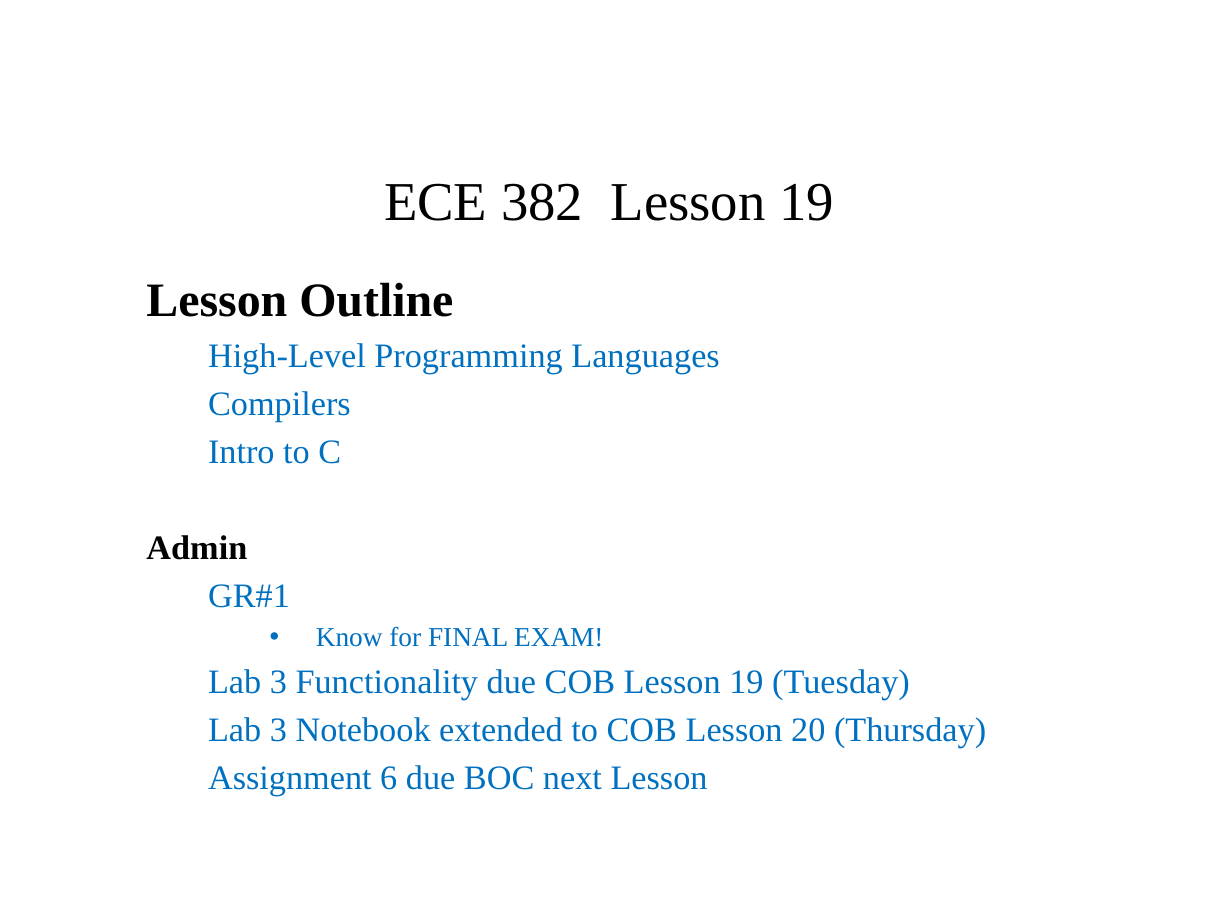
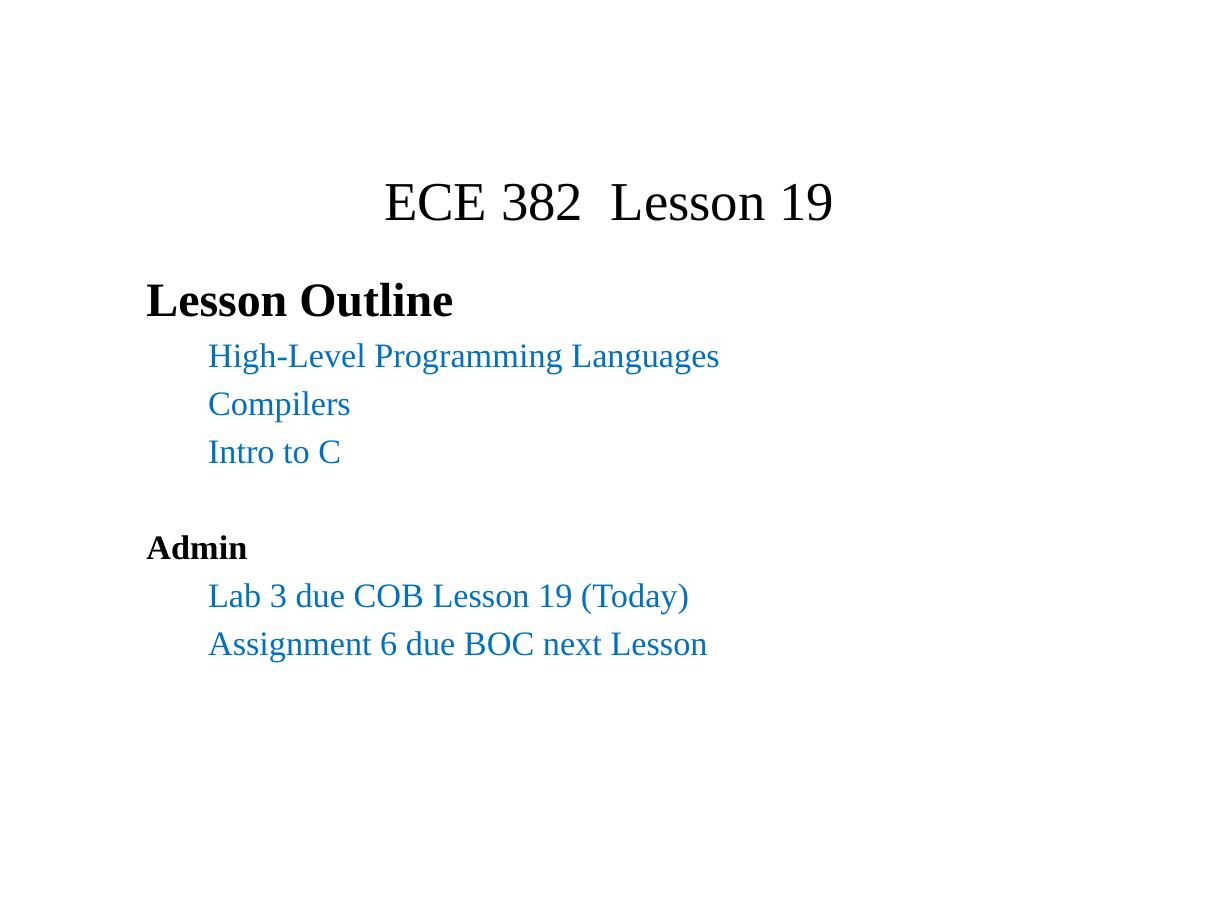
Before and after one commit to pw4rn3r/ECE382, a slide deck: slide 1 of notes/L19/Lsn19.pptx. Drawn at 1232x924 pixels with LibreOffice and Linux fonts; fonts in the diff are those of the drawing. Boxes give left, top, right and bottom in pixels: in the first picture for what was removed or moved away, otherwise in the second. Text is boxed around its words. In the diff, an @@ line names an element or a change of style, - is before the commit and + after.

```diff
--- a/notes/L19/Lsn19.pptx
+++ b/notes/L19/Lsn19.pptx
@@ subtitle at (208, 583, 689, 614): text changed @@
-  GR#1
-    • Know for FINAL EXAM!
-  Lab 3 Functionality due COB Lesson 19 (Tuesday)
-  Lab 3 Notebook extended to COB Lesson 20 (Thursday)
+  Lab 3 due COB Lesson 19 (Today)
```
Also in this commit, not shown: 6 other slides changed, 6 slides added, 3 slides removed.
